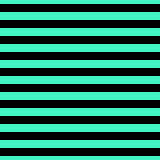
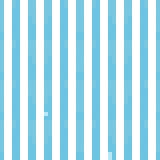
Revision of a layered w=160, h=160 image; what changed, layer by layer:
added layer "Layer 7" above "Layer 6" over 0, 0, 160, 160
hid "Layer 0" over 0, 0, 160, 160
